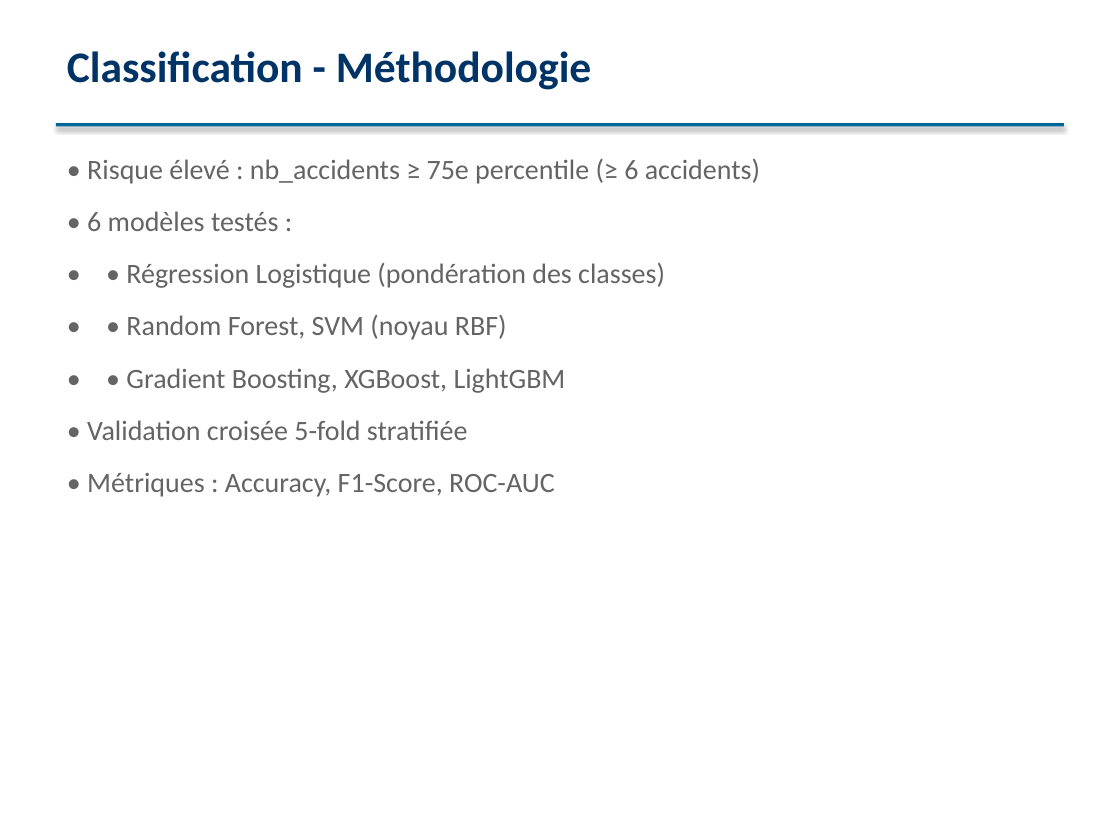
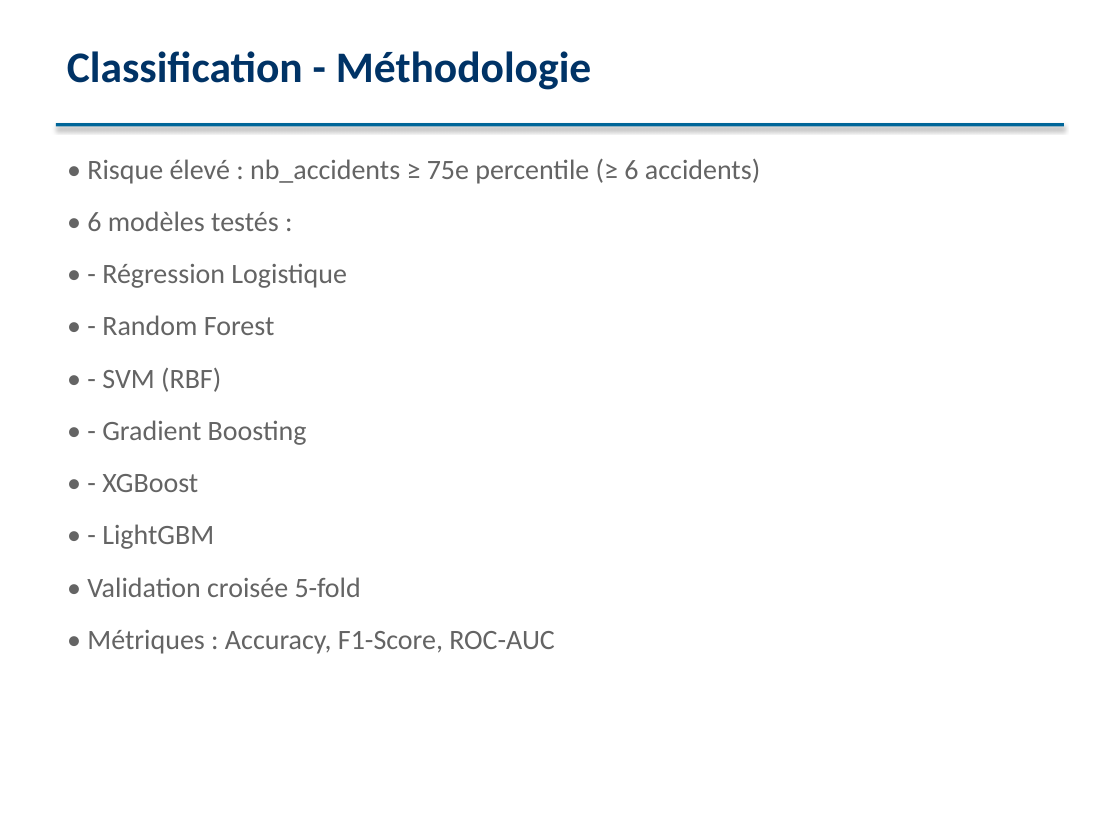
Before and after one commit to Jeremonstor/Projet_sda_top, a slide deck: slide 6 of presentation/presentation_sda.pptx. Drawn at 1120x840 pixels with LibreOffice and Linux fonts; fonts in the diff are those of the drawing. Boxes give left, top, right and bottom in pixels: in the first picture for what was removed or moved away, otherwise in the second. Text is boxed around its words. In the diff, an @@ line names an element or a change of style, - is before the commit and + after.

```diff
--- a/presentation/presentation_sda.pptx
+++ b/presentation/presentation_sda.pptx
@@ text at (87, 263, 361, 597): text changed @@
-• • Régression Logistique (pondération des classes)
-• • Random Forest, SVM (noyau RBF)
-• • Gradient Boosting, XGBoost, LightGBM
-• Validation croisée 5-fold stratifiée
+• - Régression Logistique
+• - Random Forest
+• - SVM (RBF)
+• - Gradient Boosting
+• - XGBoost
+• - LightGBM
+• Validation croisée 5-fold
```
Also in this commit, not shown: 11 other slides changed, 4 slides added, 6 other files.
